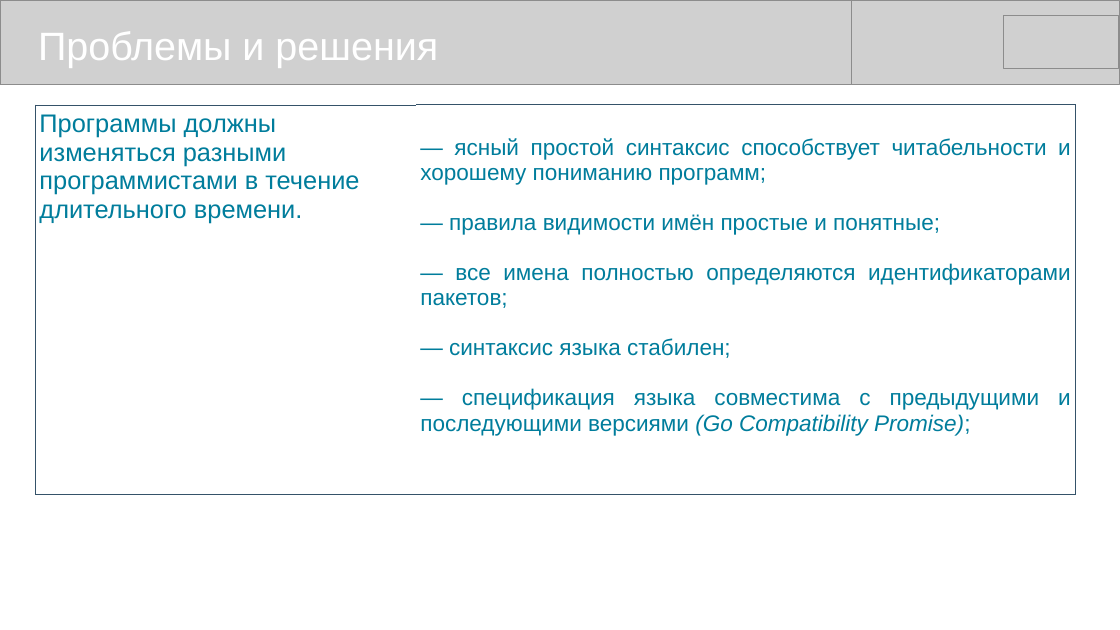
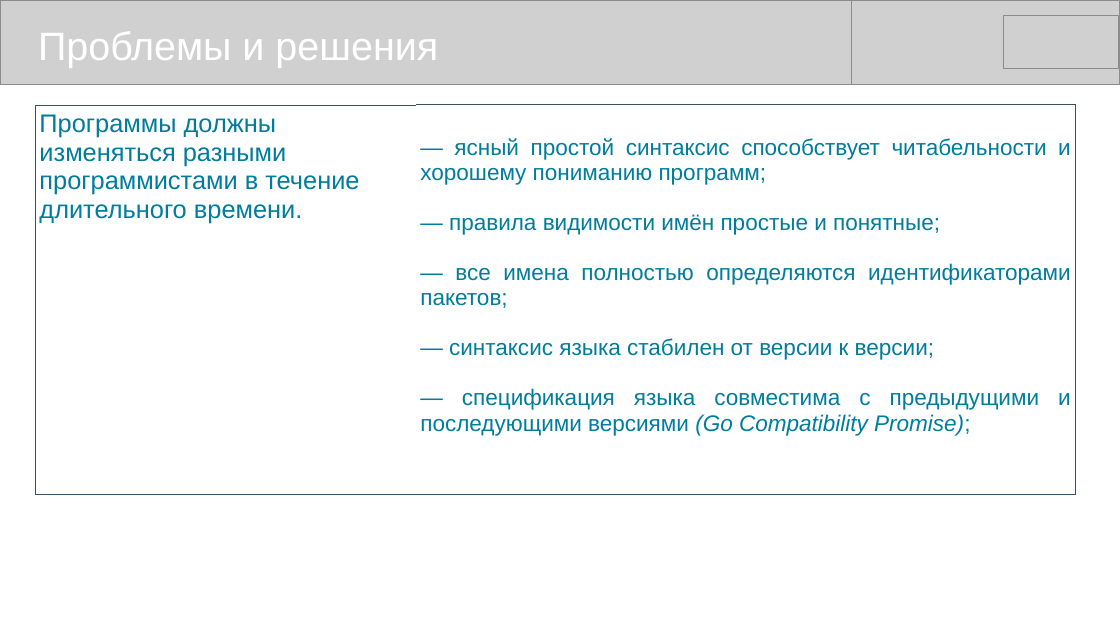
Before and after one commit to mike-shock/Go_language, a slide deck: slide 7 of view/Go_View.odp (slide 6 before the commit). Drawn at 1120x630 pixels with LibreOffice and Linux fonts; fonts in the diff are those of the drawing; grey boxes stand for pictures. Boxes give left, top, right and bottom in pixels: in the first picture for what was removed or moved away, otherwise in the second. Text is boxed around its words. In the diff, an @@ line names an element or a change of style, - is before the commit and + after.

```diff
--- a/view/Go_View.odp
+++ b/view/Go_View.odp
@@ table at <box>36,105,1076,463</box> @@
-row 1, column 2: — ясный простой синтаксис способствует читабельности и хорошему пониманию программ; / — правила видимости имён простые и понятные; / — все имена полностью определяются идентификаторами пакетов; / — синтаксис языка стабилен; / — спецификация языка совместима с предыдущими и последующими версиями (Go Compatibility Promise);
+row 1, column 2: — ясный простой синтаксис способствует читабельности и хорошему пониманию программ; / — правила видимости имён простые и понятные; / — все имена полностью определяются идентификаторами пакетов; / — синтаксис языка стабилен от версии к версии; / — спецификация языка совместима с предыдущими и последующими версиями (Go Compatibility Promise);
```
Also in this commit, not shown: 7 other slides changed, 2 other files.
